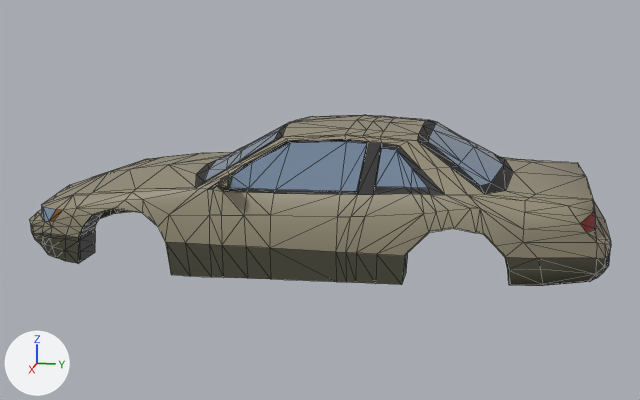
Renders of the glTF model models/silvia_s13_ver2.gltf from each side of a commit.
One viewpoint serves both versions: a 50 mm lens placed at (6.78, 1.34, 1.94), pointed at (0.02, -0.01, 0.25). Arrows for +X, +Y and +Z are at lower left; the lights stay in place. Mesh edges are drawn as thin lines. Vertices at the same position are counted once.

Script lines for the objects in view, before the commit:
```python
me_cube_001 = bpy.data.meshes.new('Cube.001')
me_cube_001.from_pydata(...)  # 817 vertices, 1514 faces; spans x -0.95..0.95, y -2.3..2.18, z -0.17..0.9
me_cube_001.materials.append(mat_windowrubber)  # black #0f0f0f
me_cube_001.materials.append(mat_metal)  # yellow #938c76
me_cube_001.materials.append(mat_window)  # blue #788ba1
me_cube_001.materials.append(mat_trim)  # dark yellow #494838
me_cube_001.materials.append(mat_grill)  # black #000000
me_cube_001.materials.append(mat_indicator)  # brown #7c4f16
me_cube_001.materials.append(mat_black_hole)  # black #000000
me_cube_001.materials.append(mat_material_001)  # dark red #7c191e
me_cube_001.materials.append(mat_material_002)  # dark grey #565656
ob_silvias13 = bpy.data.objects.new('SilviaS13', me_cube_001)
ob_silvias13.location = (0.0, 0.0, 0.0)
```
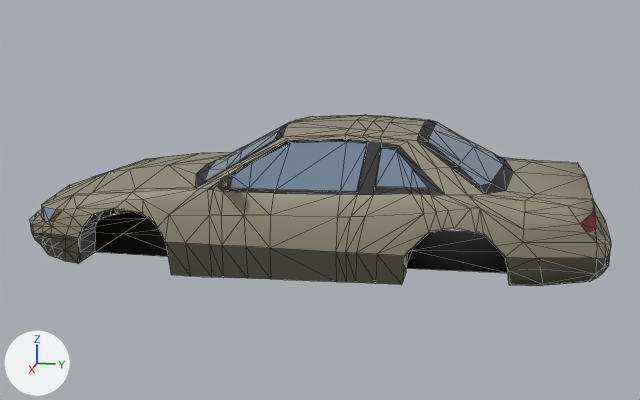
Pixel boxes [x1, y1, x2, y2] of what changed, in the pictures (640 x 400 px):
part 1 of me_cube_001, built on
    before: [48, 210, 131, 261]
    after: [48, 210, 508, 273]

What changed in the scene script:
```text
Change me_cube_001:
    used by ob_silvias13; location = (0.0, 0.0, 0.0)
    remove me_cube_001.from_pydata(...)  # 817 vertices, 1514 faces; spans x -0.95..0.95, y -2.3..2.18, z -0.17..0.9
    add me_cube_001.from_pydata(...)  # 847 vertices, 1546 faces; spans x -0.95..0.95, y -2.3..2.18, z -0.17..0.9
    me_cube_001 part 1
    11 faces are deleted
    30 vertices are added at x -0.83..0.83, y -2.18..2.02, z -0.13..-0.03
    32 new faces join them, mat_windowrubber (black #0f0f0f)
    1 new face joins them, mat_metal (yellow #938c76)
    10 new faces join them, mat_trim (dark yellow #494838)
```
